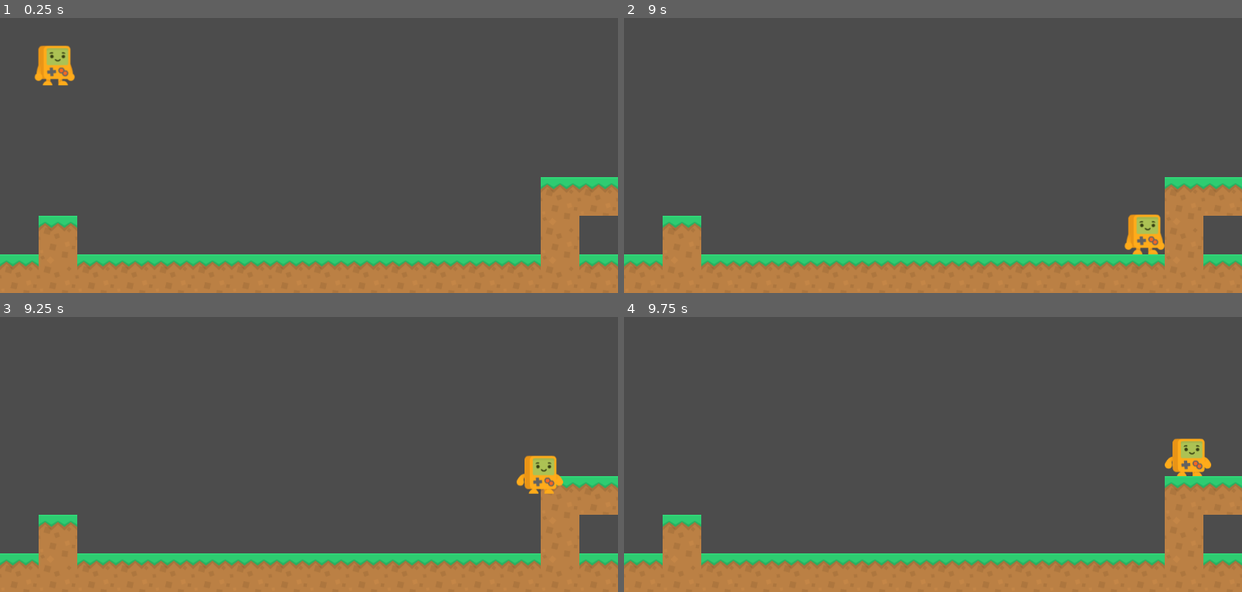
Above: before the commit, frames 1-4 (two rows, left to right).
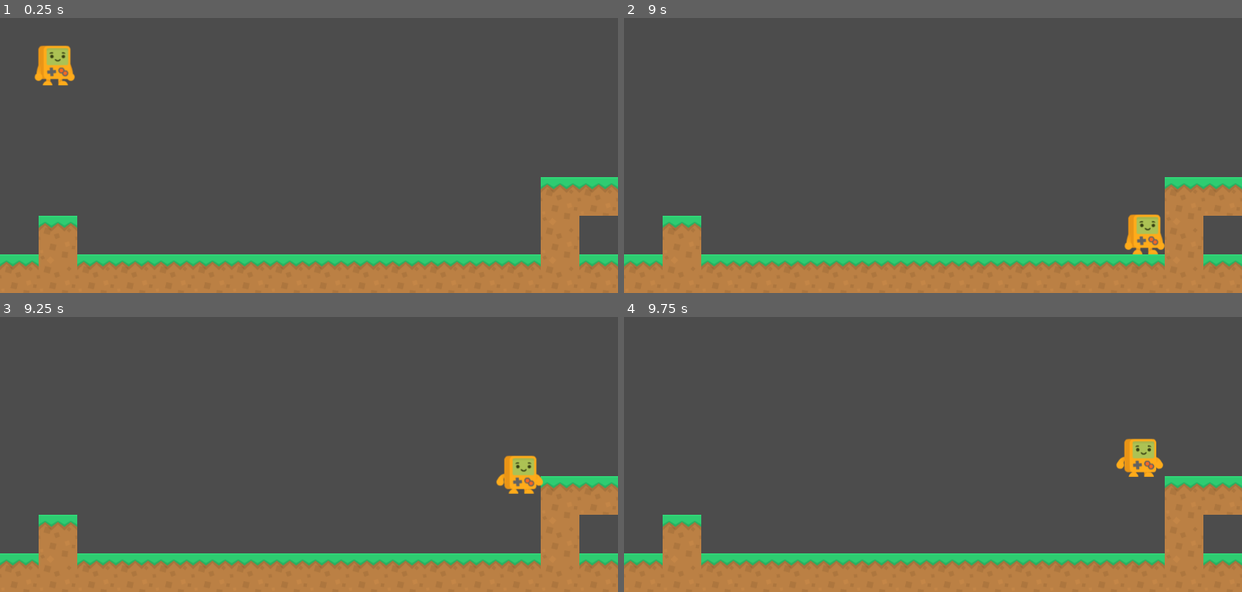
Above: after the commit, the same moments.

Repository: vivisuke/GDAction
Game: Godot game, scene res://MainScene.tscn
The game is run twice, just before and just after one commit, with the same random seed, the same clock (stepped at 60 frames per second) and the same inputs.
Inputs:
- Up to frame 1 (0.25 s): no input
- Up to frame 2 (9 s): hold Right (ui_right) 0.53-2.03 s; tap Up (ui_up) at 0.77, 1.52, 3.02, 3.77, 4.52, 6.02, 6.77, 7.52 s; hold Left (ui_left) 2.03-2.78 s; hold Right (ui_right) 2.78-4.28 s; hold Left (ui_left) 4.28-5.03 s; hold Right (ui_right) 5.03-5.78 s; hold Left (ui_left) 5.78-7.28 s; hold Right (ui_right) from 7.28 s (still down)
- Up to frame 3 (9.25 s): keep holding Right (ui_right); tap Up (ui_up) at 9.02 s
- Up to frame 4 (9.75 s): release Right (ui_right) at 9.53 s; hold Left (ui_left) from 9.53 s (still down)

Frames 1-2 are identical in both runs. In frame 3, 1.1% of the frame differs, in the area x 80-92%, y 50-65%; in frame 4, 1.5%, in the area x 79-95%, y 44-59%.

Commit message:
0005 ◎ C 08/27 08/27 0.001│問題│表面タイルが一方向コリジョンだと、よこからそこに移動できてしまう

Diff:
--- a/GDAction/MainScene.tscn
+++ b/GDAction/MainScene.tscn
@@ -45,11 +45,11 @@
 1/shape_offset = Vector2( 0, 0 )
 1/shape_transform = Transform2D( 1, 0, 0, 1, 0, 0 )
 1/shape = SubResource( 2 )
-1/shape_one_way = true
+1/shape_one_way = false
 1/shape_one_way_margin = 1.0
 1/shapes = [ {
 "autotile_coord": Vector2( 0, 0 ),
-"one_way": true,
+"one_way": false,
 "one_way_margin": 1.0,
 "shape": SubResource( 2 ),
 "shape_transform": Transform2D( 1, 0, 0, 1, 0, 0 )
Not shown, changed: GDAction.spr
